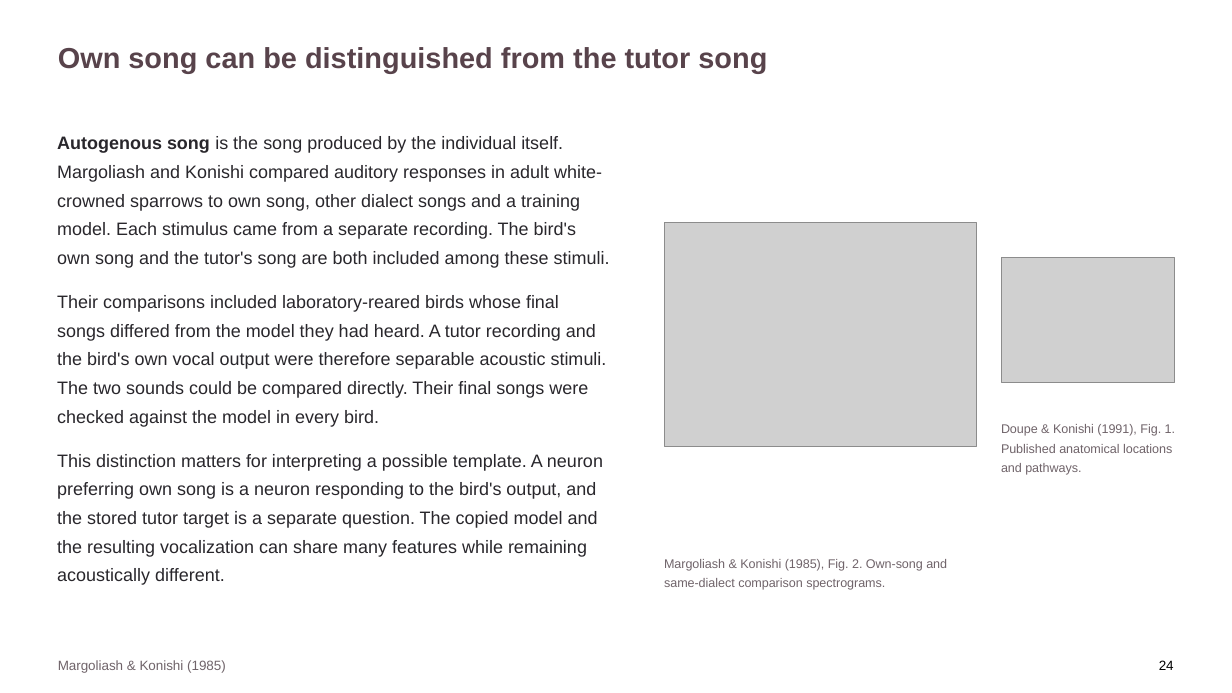
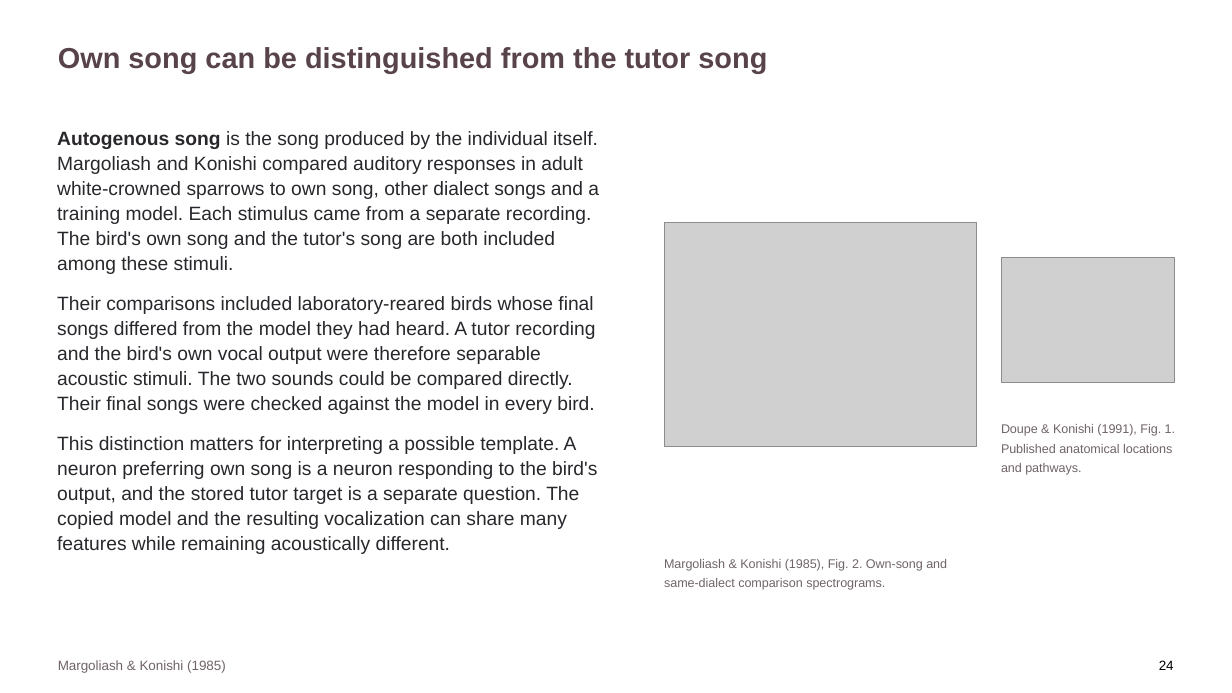
Before and after one commit to jordanxxlopez/NEUROETHOLOGY, a slide deck: slide 31 of scaffolded/Neuroethology_Lecture33_FA2026_SCAFFOLDED.pptx. Drawn at 1232x693 pixels with LibreOffice and Linux fonts; fonts in the diff are those of the drawing; grey boxes stand for pictures. Boxes give left, top, right and bottom in pixels: in the first picture for what was removed or moved away, otherwise in the second. Text is boxed around its words. In the diff, an @@ line names an element or a change of style, - is before the commit and + after.

```diff
--- a/scaffolded/Neuroethology_Lecture33_FA2026_SCAFFOLDED.pptx
+++ b/scaffolded/Neuroethology_Lecture33_FA2026_SCAFFOLDED.pptx
@@ text "Autogenous song is the song ..." at (57,131,599,554): size 14 to 15 pt; line spacing 1.33 to 1.08 @@
```
Also in this commit, not shown: 57 other slides changed, 12 other files.
